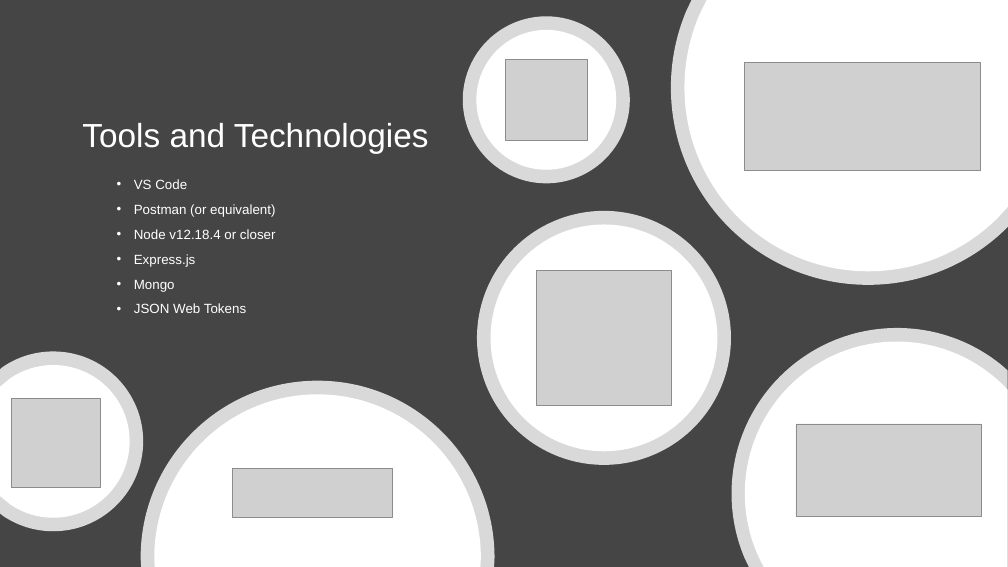
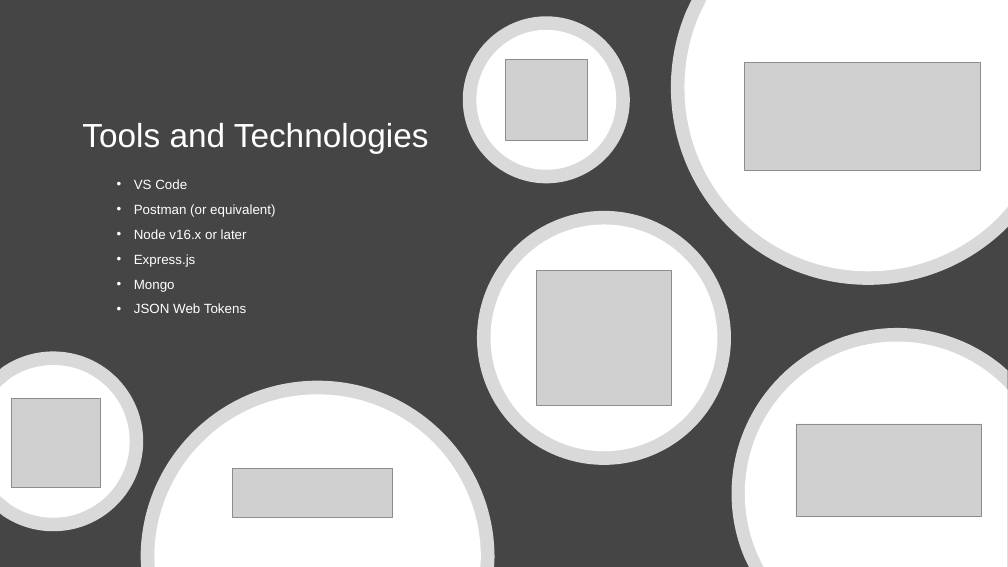
Before and after one commit to diarmuidoconnor/wad2, a slide deck: slide 30 of topic07/talk-1/node-2019.pptx. Drawn at 1008x567 pixels with LibreOffice and Linux fonts; fonts in the diff are those of the drawing; grey boxes stand for pictures. Boxes give left, top, right and bottom in pixels: in the first picture for what was removed or moved away, otherwise in the second. Text is boxed around its words. In the diff, an @@ line names an element or a change of style, - is before the commit and + after.

```diff
--- a/topic07/talk-1/node-2019.pptx
+++ b/topic07/talk-1/node-2019.pptx
@@ subtitle at bbox=[134, 229, 247, 239]: text changed @@
-  • Node v12.18.4 or closer
+  • Node v16.x or later
```
Also in this commit, not shown: 5 other slides changed, 12 other files.
